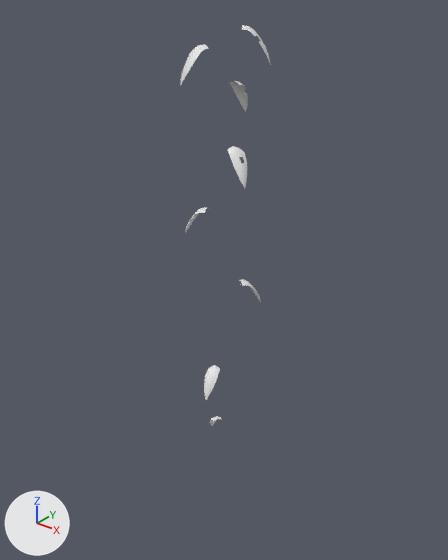
The OBJ model game/assets/models/plants/SM_Plant_MonsteraClimber_Leaf.obj, before and after one commit.
One viewpoint serves both versions: a 50 mm camera at (8.81, -10.86, 14.11) aimed at (-0.1, 0.27, 7.21). Arrows for +X, +Y and +Z are at lower left; the lights stay in place. The older version comes first. Where no turn or scale is listed for an object, it has been applied to the vertices.

The first picture shows 'SM_Plant_MonsteraClimber_Leaf'.
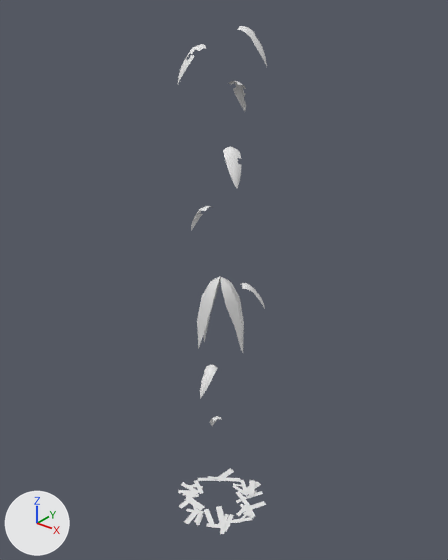
Pixel boxes [x1, y1, x2, y2] of what changed, in the pictures (448 x 560 px; the box of a moved part takes in the faces that stretch with it):
'SM_Plant_MonsteraClimber_Leaf', reshaped (27% taller)
    before: [180, 25, 271, 426]
    after: [177, 26, 267, 534]
part 1 of me_sm_plant_monsteraclimber_leaf, moved or reshaped
    before: [185, 207, 209, 234]
    after: [191, 206, 211, 231]
part 2 of me_sm_plant_monsteraclimber_leaf, moved or reshaped
    before: [227, 146, 247, 188]
    after: [223, 147, 241, 188]
part 3 of me_sm_plant_monsteraclimber_leaf, rebuilt (12% wider)
    before: [204, 365, 220, 400]
    after: [200, 365, 218, 398]
part 4 of me_sm_plant_monsteraclimber_leaf, rebuilt
    before: [180, 44, 209, 86]
    after: [177, 44, 206, 85]
part 5 of me_sm_plant_monsteraclimber_leaf, added
    after: [178, 468, 266, 534]
part 6 of me_sm_plant_monsteraclimber_leaf, moved or reshaped
    before: [228, 25, 271, 112]
    after: [229, 26, 267, 111]
part 7 of me_sm_plant_monsteraclimber_leaf, built on
    before: [238, 279, 261, 303]
    after: [197, 276, 265, 352]

Patch to the scene script:
```diff
--- a/game/assets/models/plants/SM_Plant_MonsteraClimber_Leaf.obj.py
+++ b/game/assets/models/plants/SM_Plant_MonsteraClimber_Leaf.obj.py
@@ me_sm_plant_monsteraclimber_leaf @@
 # used by ob_sm_plant_monsteraclimber_leaf; location = (0.0, 0.0, 0.0)
-me_sm_plant_monsteraclimber_leaf.from_pydata(...)  # 288 vertices, 406 faces; spans x -0.79..1.18, y -1.09..0.92, z 2.15..13.24
+me_sm_plant_monsteraclimber_leaf.from_pydata(...)  # 517 vertices, 552 faces; spans x -1.33..1.23, y -1.38..1.27, z 0.02..13.24
+# me_sm_plant_monsteraclimber_leaf part 1: the loose piece of 36 vertices spanning x -0.79..-0.16, y -0.48..-0.1, z 8.47..9.25 is turned -14.6 degrees about the z axis through its middle, then moved by (-0.02, 0.18, 0.0)
+# me_sm_plant_monsteraclimber_leaf part 2: the loose piece of 36 vertices spanning x 0.57..1.18, y -0.66..-0.21, z 10.08..10.86 is turned -9.7 degrees about the z axis through its middle, then moved by (-0.06, -0.1, 0.0)
+# me_sm_plant_monsteraclimber_leaf part 3: the loose piece of 36 vertices spanning x 0.1..0.46, y -1.04..-0.45, z 4.42..5.15 is rebuilt with 36 vertices and now spans x 0.02..0.35, y -1.07..-0.49, z 4.42..5.15
+# me_sm_plant_monsteraclimber_leaf part 4: the loose piece of 36 vertices spanning x -0.23..0.17, y -1.09..-0.47, z 12.12..12.9 is rebuilt with 36 vertices and now spans x -0.33..0.11, y -1.04..-0.43, z 12.12..12.9
+# me_sm_plant_monsteraclimber_leaf part 5: 168 vertices added at x -1.33..1.23, y -1.38..1.27, z 0.02..0.07
+# me_sm_plant_monsteraclimber_leaf part 6: 70 vertices removed from x -0.08..0.99, y 0.06..0.92, z 11.32..13.24; 70 vertices added at x -0.1..1.11, y -0.09..0.91, z 11.32..13.24
+# me_sm_plant_monsteraclimber_leaf part 7: 36 vertices removed from x 0.27..0.72, y 0.22..0.83, z 6.56..7.33; 97 vertices added at x -0.64..0.98, y -0.47..0.6, z 5.2..7.44
+# other edits to the shape of me_sm_plant_monsteraclimber_leaf do not show in these pictures
```
